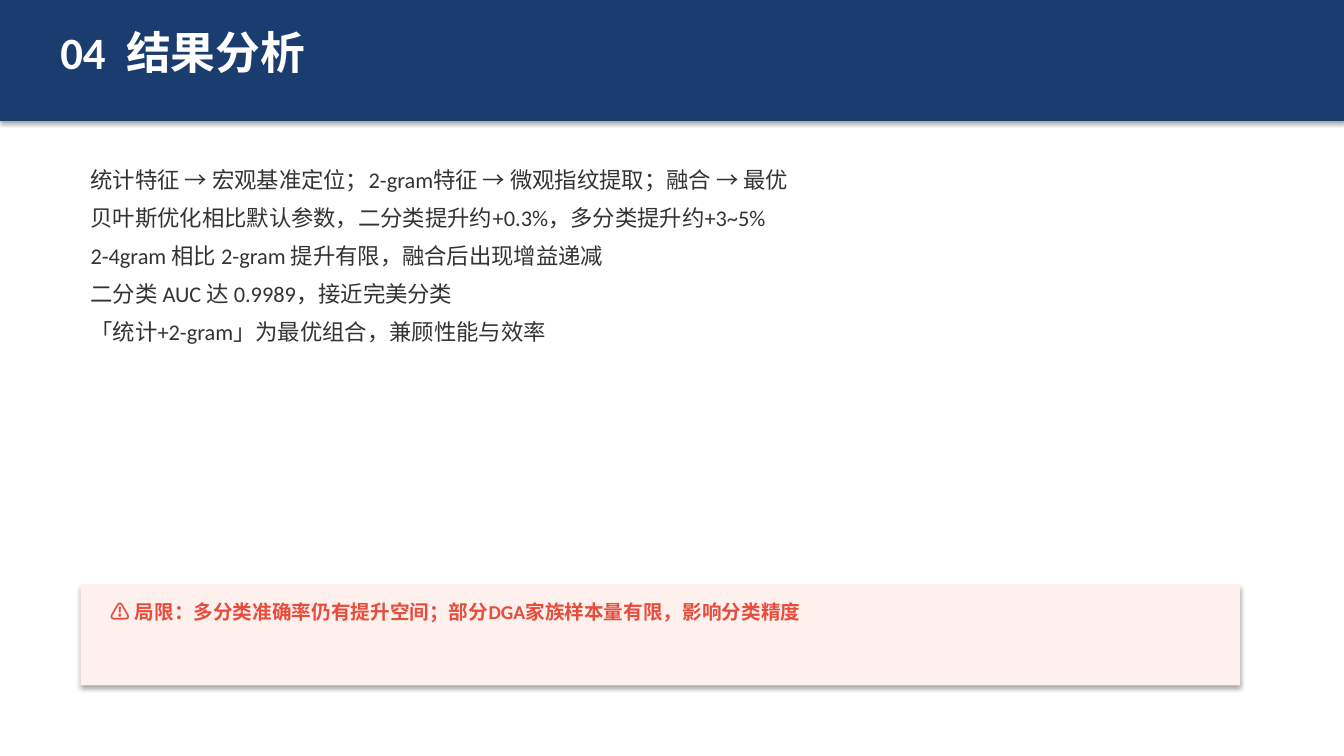
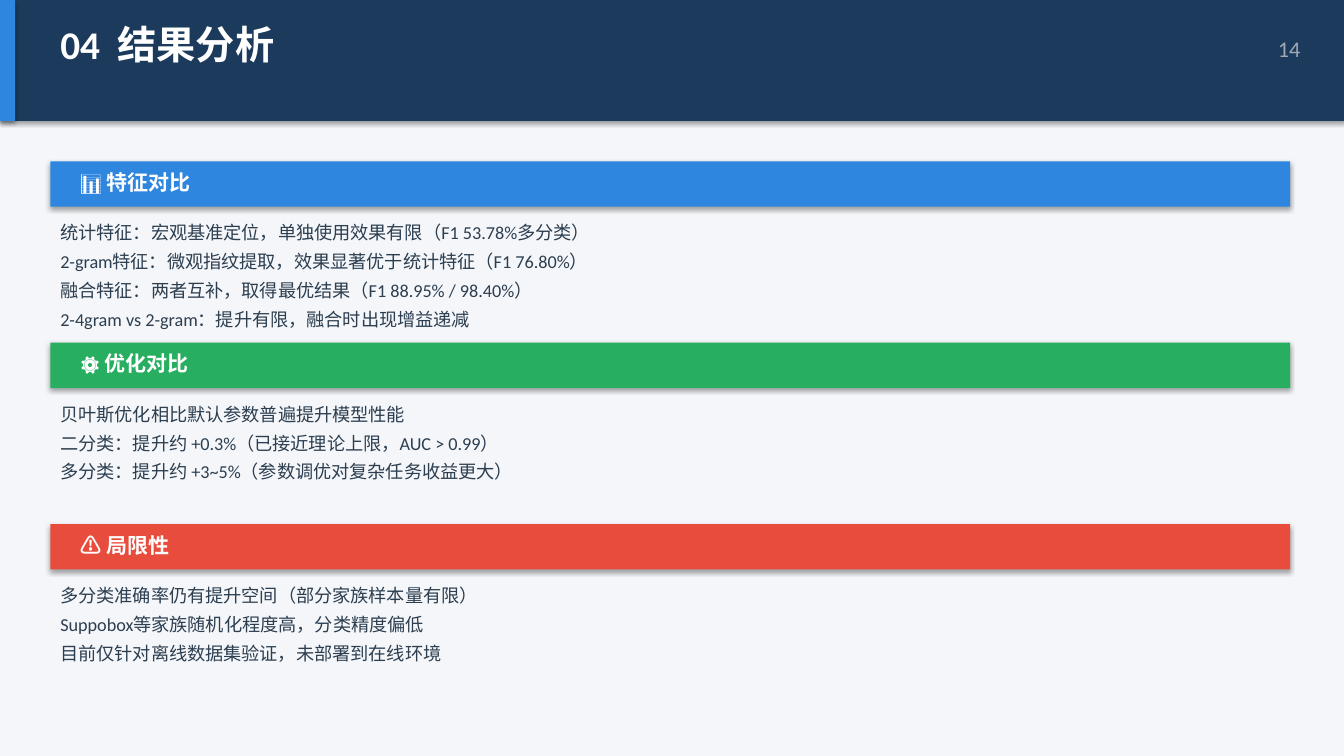
Before and after one commit to sweeete/Cloud-Security-Study, a slide deck: slide 13 of Graduation-Project/毕业答辩PPT.pptx (slide 9 before the commit). Drawn at 1344x756 pixels with LibreOffice and Linux fonts; fonts in the diff are those of the drawing. Boxes give left, top, right and bottom in pixels: in the first picture for what was removed or moved away, otherwise in the second. Text is boxed around its words. In the diff, an @@ line names an element or a change of style, - is before the commit and + after.

Commit message:
feat: 优化毕业答辩PPT（16页专业排版）+ 答辩稿
- 深色封面+浅色正文配色方案
- 16:9宽屏比例，13.33x7.5英寸
- 统一顶部标题栏+页码
- 表格带高亮行/交替色
- 卡片式布局，信息分层清晰

```diff
--- a/Graduation-Project/毕业答辩PPT.pptx
+++ b/Graduation-Project/毕业答辩PPT.pptx
@@ background #FFFFFF to #F4F6F9 @@
@@ rectangle at box(0, 0, 1344, 121): fill #1A3C6E to #1B3A5C @@
@@ rectangle added at box(0, 0, 15, 121), fill #2E86DE @@
@@ text "04 结果分析" at box(60, 25, 275, 63): size 32 to 28 pt @@
@@ text added at box(1278, 42, 1301, 57), 16 pt, text #A0A8B4 @@
+14
@@ rectangle added at box(50, 161, 1291, 207), fill #2E86DE @@
@@ text added at box(106, 172, 190, 192), 15 pt, text #FFFFFF, bold @@
+📊 特征对比
@@ text at box(60, 223, 590, 329): text changed; size 16 to 13 pt; text colour #333333 to #2C3E50 @@
-统计特征 → 宏观基准定位；2-gram特征 → 微观指纹提取；融合 → 最优
-贝叶斯优化相比默认参数，二分类提升约+0.3%，多分类提升约+3~5%
-2-4gram 相比 2-gram 提升有限，融合后出现增益递减
-二分类 AUC 达 0.9989，接近完美分类
-「统计+2-gram」为最优组合，兼顾性能与效率
+统计特征：宏观基准定位，单独使用效果有限（F1 53.78%多分类）
+2-gram特征：微观指纹提取，效果显著优于统计特征（F1 76.80%）
+融合特征：两者互补，取得最优结果（F1 88.95% / 98.40%）
+2-4gram vs 2-gram：提升有限，融合时出现增益递减
@@ rectangle added at box(50, 343, 1291, 388), fill #27AE60 @@
@@ text added at box(105, 353, 189, 373), 15 pt, text #FFFFFF, bold @@
+⚙️ 优化对比
@@ text added at box(60, 405, 513, 480), 13 pt, text #2C3E50 @@
+贝叶斯优化相比默认参数普遍提升模型性能
+二分类：提升约 +0.3%（已接近理论上限，AUC > 0.99）
+多分类：提升约 +3~5%（参数调优对复杂任务收益更大）
@@ rectangle: place and size @@
-rectangle at box(81, 585, 1240, 686)
+rectangle at box(50, 524, 1291, 570)
@@ rectangle at box(50, 524, 1291, 570): fill #FDF0ED to #E74C3C @@
@@ text added at box(106, 535, 169, 555), 15 pt, text #FFFFFF, bold @@
+⚠️ 局限性
@@ text at box(60, 586, 477, 662): text changed; size 14 to 13 pt; text colour #E84C3D to #2C3E50; bold off @@
-⚠️ 局限：多分类准确率仍有提升空间；部分DGA家族样本量有限，影响分类精度
+多分类准确率仍有提升空间（部分家族样本量有限）
+Suppobox等家族随机化程度高，分类精度偏低
+目前仅针对离线数据集验证，未部署到在线环境
```
Also in this commit, not shown: 13 other slides changed, 2 slides added, 4 slides removed, 1 other file.
